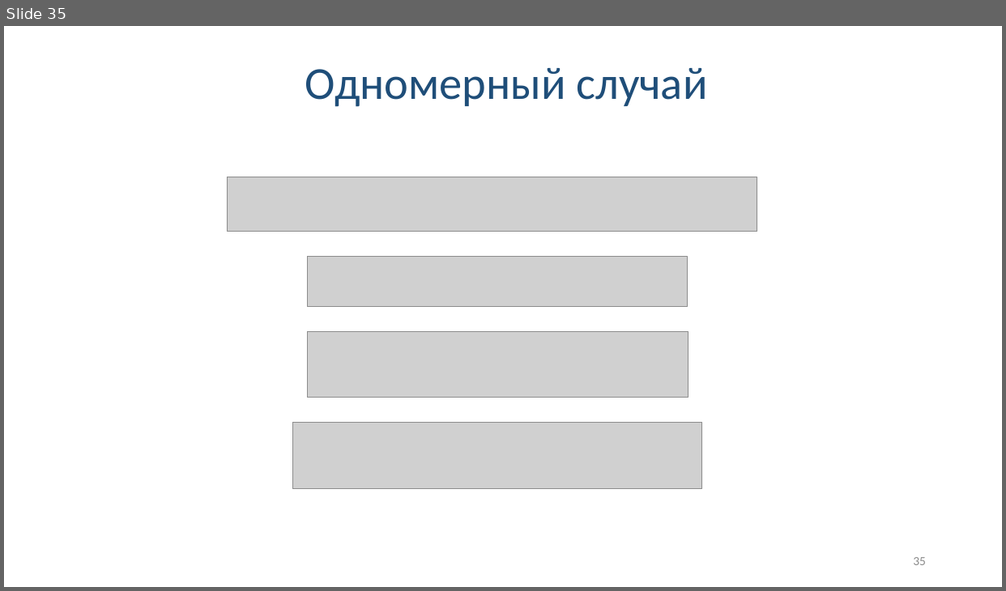
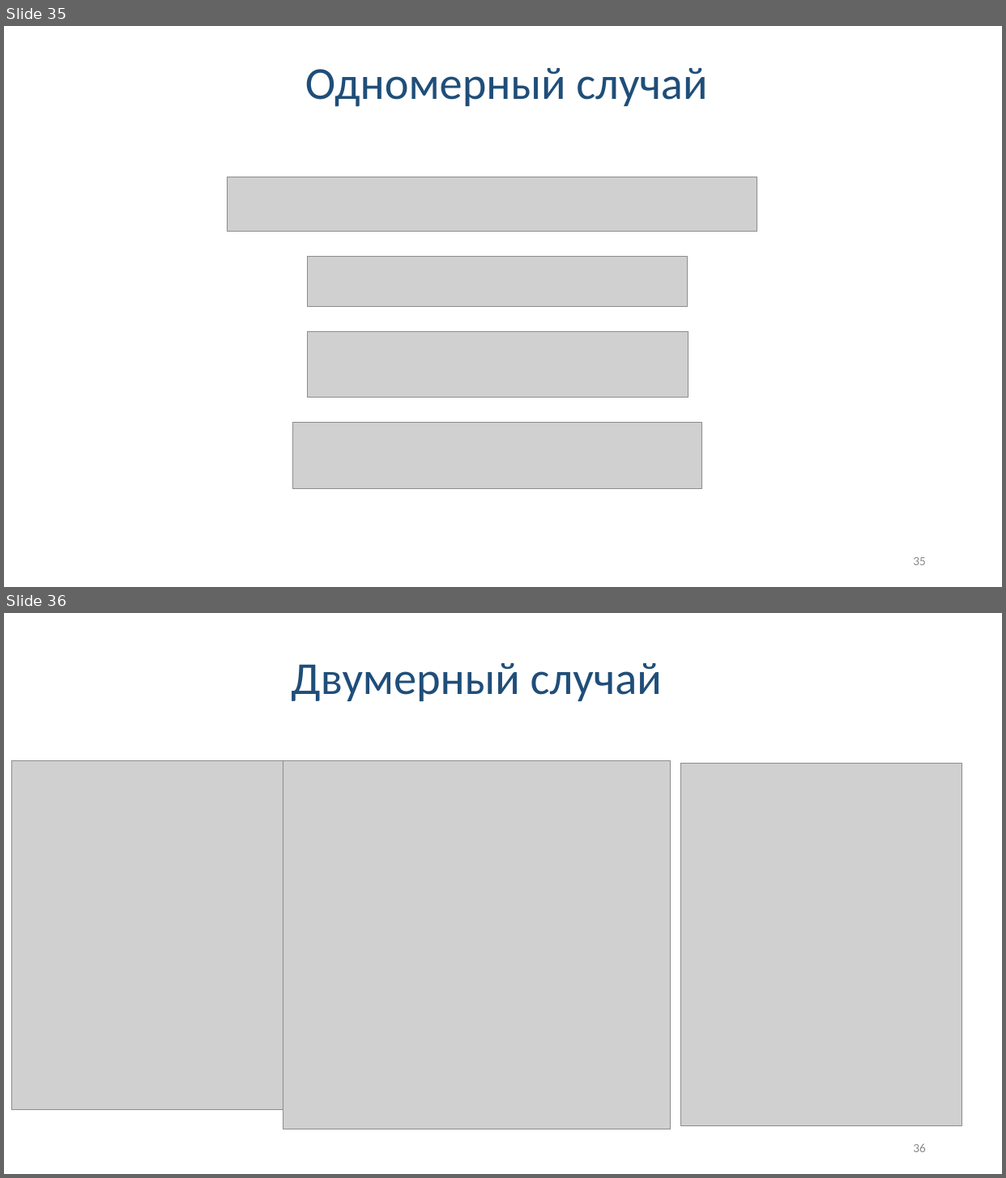
Before and after one commit to Linserous/NumericalGridGeneration, a slide deck: docs/Презентация v0.9.pptx. Shown one above the other, each under a label of ours: slide 35 before the commit, slides 35 and 36 after it. The pictures are 1006x591 and 1006x1178 pixels, drawn with LibreOffice and Linux fonts; fonts in the diff are those of the drawing; grey boxes stand for pictures. Boxes give left, top, right and bottom in pixels: in the first picture for what was removed or moved away, otherwise in the second. Text is boxed around its words. In the diff, an @@ line names an element or a change of style, - is before the commit and + after.

```diff
--- a/docs/Презентация v0.9.pptx
+++ b/docs/Презентация v0.9.pptx
@@ slide 36 added at (4,613,1002,1174), background #FFFFFF @@
@@ text added at (291,663,662,701), 44 pt, text #1F4E79 @@
+Двумерный случай
@@ picture added at (11,760,286,1110) @@
@@ picture added at (283,760,671,1129) @@
@@ picture added at (681,764,961,1127) @@
@@ page number added at (913,1144,926,1152), 12 pt, text #8C8C8C @@
+36
```
Also in this commit, not shown: 2 slides changed, 2 other slides added.
